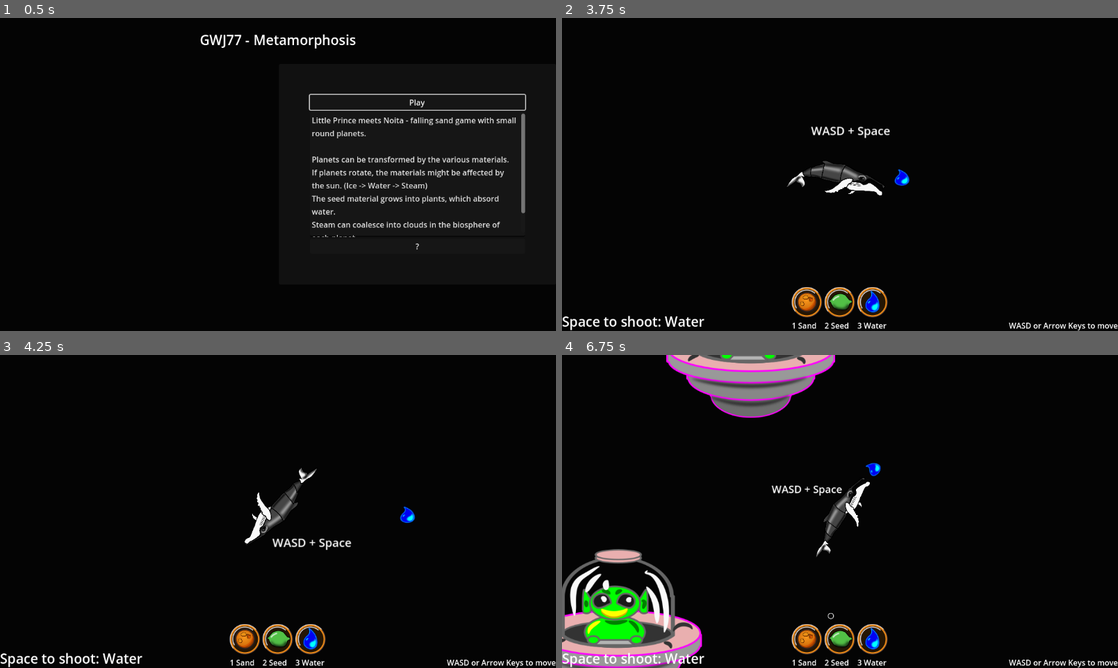
Above: before the commit, frames 1-4 (two rows, left to right).
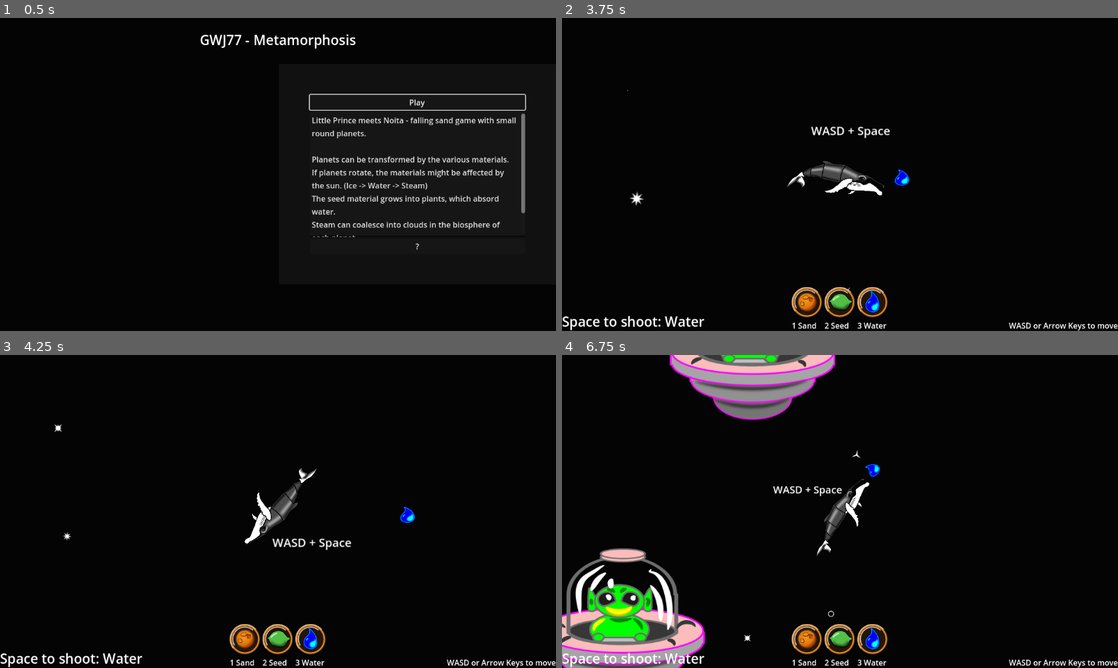
Above: after the commit, the same moments.

Repository: plexsoup/GWJ77-Metamorphosis
Game: Godot game, scene res://main.tscn
The game is run twice, just before and just after one commit, with the same random seed, the same clock (stepped at 60 frames per second) and the same inputs.
Inputs (mouse positions are in pixels of both pictures, inside the frame that each line leads up to):
- Up to frame 1 (0.5 s): no input
- Up to frame 2 (3.75 s): click "Play" at 0.5 s; click (806, 302) at 1.25 s; click (840, 302) at 2 s; click (873, 302) at 2.75 s; hold D (rotate_right) from 3.53 s (still down); hold Space (shoot) from 3.53 s (still down)
- Up to frame 3 (4.25 s): keep holding D (rotate_right); keep holding Space (shoot)
- Up to frame 4 (6.75 s): release D (rotate_right) at 4.28 s; release Space (shoot) at 4.28 s; hold A (rotate_left) 4.28-5.03 s; tap Space (shoot) at 4.35, 5.85 s; hold D (rotate_right) 5.03-5.78 s; hold Space (shoot) 5.03-5.78 s; hold W (move_forward) 5.78-6.53 s; hold A (rotate_left) from 6.53 s (still down); hold Space (shoot) from 6.53 s (still down)

Frame 1 is identical in both runs. In frame 2, less than 0.1% of the frame differs, in the area x 11-52%, y 22-88%; in frame 3, less than 0.1%; in frame 4, 7.4%, in the area x 0-58%, y 0-100%.

Commit message:
hyperspace

Diff:
--- /dev/null
+++ b/Objects/background_star.gd
@@ -0,0 +1,49 @@
+extends Node2D
+
+enum states { NORMAL, HYPERSPACE }
+var state = states.NORMAL
+var direction := Vector2.ZERO
+const HYPERSPEED = 1200
+
+# Called when the node enters the scene tree for the first time.
+func _ready() -> void:
+	var sprite : Sprite2D = $Sprite2D
+	sprite.frame = randi()%(sprite.hframes*sprite.vframes)
+
+	if randf() < 1.0:
+		start_twinkle_timer()
+	else:
+		$TwinkleTimer.queue_free()
+
+func start_twinkle_timer():
+	$TwinkleTimer.set_wait_time(randf_range(2.0,10.0))
+	$TwinkleTimer.start()
+
+func twinkle():
+	var sprite = $Sprite2D
+	sprite.frame = randi()%(sprite.hframes * sprite.vframes)
+	var tween = create_tween()
+	tween.tween_property(self, "scale", Vector2(2.0, 2.0), 0.2)
+	tween.tween_property(self, "scale", Vector2(1.0, 1.0), 0.1)
+
+func _on_twinkle_timer_timeout() -> void:
+	twinkle()
+	start_twinkle_timer()
+
+func _process(delta: float) -> void:
+	if state == states.HYPERSPACE:
+		global_position += direction * HYPERSPEED * delta
+
+
+func enter_hyperspace():
+	state = states.HYPERSPACE
+	#direction = Vector2.ONE.rotated(randf()*TAU)
+	direction = (global_position - Globals.current_player.global_position).normalized()
+	spawn_trail()
+
+func spawn_trail():
+	var length = 64
+	var new_line = Line2D.new()
+	new_line.points = [ Vector2.ZERO, direction * length ]
+	new_line.width = 12
+	add_child(new_line)
--- /dev/null
+++ b/Objects/background_star.tscn
@@ -0,0 +1,17 @@
+[gd_scene load_steps=3 format=3 uid="uid://bnjdel2iqvplr"]
+
+[ext_resource type="Script" path="res://Objects/background_star.gd" id="1_a04hl"]
+[ext_resource type="Texture2D" uid="uid://dwer1ry6k1oai" path="res://assets/images/stars_spritesheet.png" id="2_64ll7"]
+
+[node name="BackgroundStar" type="Node2D"]
+script = ExtResource("1_a04hl")
+
+[node name="Sprite2D" type="Sprite2D" parent="."]
+texture = ExtResource("2_64ll7")
+hframes = 3
+vframes = 2
+
+[node name="TwinkleTimer" type="Timer" parent="."]
+wait_time = 0.2
+
+[connection signal="timeout" from="TwinkleTimer" to="." method="_on_twinkle_timer_timeout"]
--- /dev/null
+++ b/Objects/black_hole.gd
@@ -0,0 +1,16 @@
+extends Area2D
+
+
+func spawn_hyperspace_stars():
+	$Sprite2D.hide()
+	var new_hyperspace = preload("res://levels/hyperspace.tscn").instantiate()
+
+	add_child(new_hyperspace) # should show up at my position, right?
+	new_hyperspace.global_position = global_position
+
+func _on_body_entered(body: Node2D) -> void:
+	if body.is_in_group("player"):
+		body.enter_hyperspace()
+		spawn_hyperspace_stars()
+	else: # destroy rigid bodies
+		body.queue_free()
--- /dev/null
+++ b/Objects/black_hole.tscn
@@ -0,0 +1,31 @@
+[gd_scene load_steps=5 format=3 uid="uid://6cr4d3f0d4q7"]
+
+[ext_resource type="Texture2D" uid="uid://dwcf4hww8s8a3" path="res://assets/images/black_hole.png" id="1_4i73m"]
+[ext_resource type="Script" path="res://Objects/black_hole.gd" id="1_61q1e"]
+
+[sub_resource type="CircleShape2D" id="CircleShape2D_lvxre"]
+radius = 94.0851
+
+[sub_resource type="CircleShape2D" id="CircleShape2D_va0dx"]
+radius = 512.0
+
+[node name="BlackHole" type="Area2D"]
+script = ExtResource("1_61q1e")
+
+[node name="Sprite2D" type="Sprite2D" parent="."]
+texture = ExtResource("1_4i73m")
+
+[node name="CollisionShape2D" type="CollisionShape2D" parent="."]
+shape = SubResource("CircleShape2D_lvxre")
+
+[node name="GravityWell" type="Area2D" parent="."]
+gravity_space_override = 2
+gravity_point = true
+gravity_point_unit_distance = 128.0
+gravity_point_center = Vector2(0, 0)
+gravity_direction = Vector2(0, 0)
+
+[node name="CollisionShape2D" type="CollisionShape2D" parent="GravityWell"]
+shape = SubResource("CircleShape2D_va0dx")
+
+[connection signal="body_entered" from="." to="." method="_on_body_entered"]
--- /dev/null
+++ b/Objects/planet.gdshader
@@ -0,0 +1,30 @@
+shader_type spatial;
+render_mode unshaded;
+
+uniform vec3 sun_position : source_color;  // Get the sun's position from your game script
+uniform vec3 albedo : source_color = vec3(0.5);  // Base color of the object
+uniform float ambient_light : hint_range(0.0, 1.0) = 0.2; // Minimum light level
+uniform float specular_intensity : hint_range(0.0, 1.0) = 0.5;
+uniform float specular_shininess : hint_range(1.0, 128.0) = 32.0;
+
+void fragment() {
+    // 1. Calculate the direction to the sun (normalized)
+    vec3 light_direction = normalize(sun_position - VERTEX);
+
+    // 2. Get the surface normal (normalized)
+    vec3 normal = normalize(NORMAL);
+
+    // 3. Calculate the diffuse light component using the dot product
+    float diffuse_light = max(0.0, dot(normal, light_direction));
+
+    // 4. Calculate the specular light
+    vec3 view_direction = normalize(-VERTEX);
+    vec3 reflection_direction = reflect(-light_direction, normal);
+    float specular_light = specular_intensity * pow(max(0.0, dot(view_direction, reflection_direction)), specular_shininess);
+
+    // 5. Combine ambient, diffuse, and specular light
+    vec3 final_color = albedo * (ambient_light + diffuse_light) + vec3(specular_light);
+
+    // 6. Set the fragment's color
+    ALBEDO = final_color;
+}
--- a/Objects/planet.tscn
+++ b/Objects/planet.tscn
@@ -1,8 +1,9 @@
-[gd_scene load_steps=7 format=3 uid="uid://1xo8d3t1gu6t"]
+[gd_scene load_steps=9 format=3 uid="uid://1xo8d3t1gu6t"]
 
 [ext_resource type="Script" path="res://Objects/planet.gd" id="1_w8dfo"]
 [ext_resource type="Texture2D" uid="uid://gic25jsqv55w" path="res://assets/images/planet_01.png" id="2_xyomn"]
 [ext_resource type="Texture2D" uid="uid://5xj5v6eyhbjo" path="res://assets/images/cloud_rect_03.png" id="3_xdgo0"]
+[ext_resource type="Texture2D" uid="uid://dvjbccko1tt3a" path="res://assets/images/sphere_normal_02.png" id="3_yhpef"]
 
 [sub_resource type="CircleShape2D" id="CircleShape2D_c3iww"]
 radius = 214.009
@@ -12,6 +13,10 @@
 
 [sub_resource type="CircleShape2D" id="CircleShape2D_ipo4h"]
 radius = 640.0
+
+[sub_resource type="CanvasTexture" id="CanvasTexture_2onwh"]
+diffuse_texture = ExtResource("2_xyomn")
+normal_texture = ExtResource("3_yhpef")
 
 [node name="Planet" type="StaticBody2D" groups=["dirt", "planets"]]
 script = ExtResource("1_w8dfo")
@@ -41,7 +46,7 @@
 
 [node name="PlanetSprite" type="Sprite2D" parent="."]
 scale = Vector2(1.3, 1.3)
-texture = ExtResource("2_xyomn")
+texture = SubResource("CanvasTexture_2onwh")
 
 [node name="CloudSprite" type="Sprite2D" parent="."]
 position = Vector2(59, 74)
--- /dev/null
+++ b/Objects/stars.gd
@@ -0,0 +1,43 @@
+extends Node2D
+
+var solar_system_scale = 12
+var semi_major_axis = pow(2,solar_system_scale)
+var semi_minor_axis = pow(2, solar_system_scale - 1)
+
+# Called when the node enters the scene tree for the first time.
+func _ready() -> void:
+	var num_stars = randi_range(30, 100)
+	for i in range(num_stars):
+		spawn_star()
+	var num_nebulae = randi()%3
+	for i in range(num_nebulae):
+		spawn_nebula()
+
+func spawn_star():
+	var center = Vector2(0, 0)  # center of the ellipse
+
+	var new_star = preload("res://Objects/background_star.tscn").instantiate()
+	var point = generate_random_point_in_ellipse(center)
+	new_star.position = point
+	add_child(new_star)
+
+func spawn_nebula():
+	var center = Vector2(0, 0)  # center of the ellipse
+	var new_nebula = Sprite2D.new()
+	new_nebula.texture = preload("res://assets/images/nebulae.png")
+	new_nebula.hframes = 2
+	new_nebula.frame = randi()%2
+	var point = generate_random_point_in_ellipse(center)
+	new_nebula.position = point
+	add_child(new_nebula)
+
+func generate_random_point_in_ellipse(center: Vector2) -> Vector2:
+	var theta = randf() * 2 * PI
+	var r = randf()
+	var x = center.x + semi_major_axis * r * cos(theta)
+	var y = center.y + semi_minor_axis * r * sin(theta)
+	return Vector2(x, y)
+
+# Called every frame. 'delta' is the elapsed time since the previous frame.
+func _process(_delta: float) -> void:
+	pass
--- /dev/null
+++ b/Objects/stars.tscn
@@ -0,0 +1,6 @@
+[gd_scene load_steps=2 format=3 uid="uid://dici5hlk748wr"]
+
+[ext_resource type="Script" path="res://Objects/stars.gd" id="1_n0010"]
+
+[node name="Stars" type="Node2D"]
+script = ExtResource("1_n0010")
--- a/Objects/sun.tscn
+++ b/Objects/sun.tscn
@@ -1,9 +1,24 @@
-[gd_scene load_steps=2 format=3 uid="uid://bb8wgqut4ydhh"]
+[gd_scene load_steps=4 format=3 uid="uid://bb8wgqut4ydhh"]
 
 [ext_resource type="Texture2D" uid="uid://dt2k5g307024p" path="res://assets/images/sun_01.png" id="1_3pmjg"]
+
+[sub_resource type="Gradient" id="Gradient_sa0a6"]
+offsets = PackedFloat32Array(0.632246, 0.701087)
+colors = PackedColorArray(1, 1, 1, 1, 0, 0, 0, 1)
+
+[sub_resource type="GradientTexture2D" id="GradientTexture2D_eplqh"]
+gradient = SubResource("Gradient_sa0a6")
+width = 1024
+height = 1024
+fill = 1
+fill_from = Vector2(0.5, 0.5)
 
 [node name="Sun" type="Node2D"]
 
 [node name="Sprite2D" type="Sprite2D" parent="."]
 scale = Vector2(2, 2)
 texture = ExtResource("1_3pmjg")
+
+[node name="PointLight2D" type="PointLight2D" parent="."]
+texture = SubResource("GradientTexture2D_eplqh")
+texture_scale = 50.0
--- a/camera_2d.gd
+++ b/camera_2d.gd
@@ -2,7 +2,7 @@
 
 var zoom_delay : int = 500 # msec
 var time_out_of_zoom_spec_detected: int = 0
-var zoom_extents = [ Vector2(0.75,0.75), Vector2(0.25,0.25) ]
+var zoom_extents = [ Vector2(0.5,0.5), Vector2(0.125,0.125) ]
 
 enum states { IDLE, ZOOMING_IN, ZOOMING_OUT }
 var state = states.IDLE
--- a/falling_materials/FallingDirt.tscn
+++ b/falling_materials/FallingDirt.tscn
@@ -1,13 +1,18 @@
-[gd_scene load_steps=6 format=3 uid="uid://cy6nlmgt1ughn"]
+[gd_scene load_steps=8 format=3 uid="uid://cy6nlmgt1ughn"]
 
 [ext_resource type="PackedScene" uid="uid://cy277iegdegrc" path="res://falling_materials/falling_material.tscn" id="1_gucu7"]
 [ext_resource type="Script" path="res://falling_materials/falling_dirt.gd" id="2_7rf43"]
 [ext_resource type="Texture2D" uid="uid://cxlrsgeah3amg" path="res://assets/images/dirt_ball_01.png" id="3_hylk1"]
+[ext_resource type="Texture2D" uid="uid://dvjbccko1tt3a" path="res://assets/images/sphere_normal_02.png" id="4_0kjfm"]
 [ext_resource type="AudioStream" uid="uid://cfu0u3bh62vos" path="res://assets/audio/thumpyNoise.wav" id="4_4yeko"]
 
 [sub_resource type="CircleShape2D" id="CircleShape2D_dyg6r"]
 resource_local_to_scene = true
 radius = 32.0
+
+[sub_resource type="CanvasTexture" id="CanvasTexture_0fkbd"]
+diffuse_texture = ExtResource("3_hylk1")
+normal_texture = ExtResource("4_0kjfm")
 
 [node name="Dirt" groups=["dirt"] instance=ExtResource("1_gucu7")]
 contact_monitor = true
@@ -18,7 +23,7 @@
 shape = SubResource("CircleShape2D_dyg6r")
 
 [node name="Sprite2D" type="Sprite2D" parent="." index="1"]
-texture = ExtResource("3_hylk1")
+texture = SubResource("CanvasTexture_0fkbd")
 
 [node name="MergeNoise" type="AudioStreamPlayer2D" parent="." index="2"]
 stream = ExtResource("4_4yeko")
--- a/globals.gd
+++ b/globals.gd
@@ -3,3 +3,4 @@
 var current_level
 var current_hud
 var solar_system
+var current_player
--- /dev/null
+++ b/levels/hyperspace.gd
@@ -0,0 +1,22 @@
+extends Node2D
+
+
+# Called when the node enters the scene tree for the first time.
+func _ready() -> void:
+	$Timer.start()
+
+
+
+
+func spawn_stars(num):
+	for i in range(num):
+		var new_star = preload("res://Objects/background_star.tscn").instantiate()
+		add_child(new_star)
+		new_star.global_position = Globals.current_player.global_position + Vector2.ONE.rotated(randf()*TAU) * randf()*256
+		new_star.enter_hyperspace()
+
+
+func _on_timer_timeout() -> void:
+	spawn_stars(randi()%6+1)
+	$Timer.set_wait_time(randf_range(0.05, 0.5))
+	$Timer.start()
--- /dev/null
+++ b/levels/hyperspace.tscn
@@ -0,0 +1,12 @@
+[gd_scene load_steps=2 format=3 uid="uid://vl3vbblkoi1r"]
+
+[ext_resource type="Script" path="res://levels/hyperspace.gd" id="1_n42vk"]
+
+[node name="Hyperspace" type="Node2D"]
+script = ExtResource("1_n42vk")
+
+[node name="Timer" type="Timer" parent="."]
+wait_time = 0.1
+autostart = true
+
+[connection signal="timeout" from="Timer" to="." method="_on_timer_timeout"]
--- a/solar_system.tscn
+++ b/solar_system.tscn
@@ -6,6 +6,8 @@
 [ext_resource type="PackedScene" uid="uid://bb8wgqut4ydhh" path="res://Objects/sun.tscn" id="3_0y0nq"]
 [ext_resource type="PackedScene" uid="uid://dp667gm1sla5" path="res://Objects/space_ship.tscn" id="5_pcv3k"]
 [ext_resource type="PackedScene" uid="uid://clxo3y0u8lscw" path="res://Objects/asteroid.tscn" id="6_u4fsu"]
+[ext_resource type="PackedScene" uid="uid://dici5hlk748wr" path="res://Objects/stars.tscn" id="7_w1rrc"]
+[ext_resource type="PackedScene" uid="uid://6cr4d3f0d4q7" path="res://Objects/black_hole.tscn" id="8_4aedp"]
 
 [sub_resource type="Gradient" id="Gradient_2mr25"]
 offsets = PackedFloat32Array(0, 0.432971, 0.550725)
@@ -47,12 +49,6 @@
 
 [node name="Helpers" type="Node2D" parent="."]
 
-[node name="Extents" type="ReferenceRect" parent="."]
-offset_left = -12126.0
-offset_top = -5339.0
-offset_right = 12043.0
-offset_bottom = 5317.0
-
 [node name="OriginMarker" type="Sprite2D" parent="."]
 texture = SubResource("GradientTexture2D_5r1gv")
 
@@ -77,3 +73,19 @@
 
 [node name="Asteroid4" parent="Asteroids" instance=ExtResource("6_u4fsu")]
 position = Vector2(38, 874)
+
+[node name="Stars" parent="." instance=ExtResource("7_w1rrc")]
+
+[node name="CanvasModulate" type="CanvasModulate" parent="."]
+color = Color(0.0748453, 0.0748453, 0.0748453, 1)
+
+[node name="Extents" type="ReferenceRect" parent="."]
+offset_left = -12126.0
+offset_top = -5339.0
+offset_right = 12043.0
+offset_bottom = 5317.0
+
+[node name="BlackHoles" type="Node2D" parent="."]
+
+[node name="BlackHole" parent="BlackHoles" instance=ExtResource("8_4aedp")]
+position = Vector2(2549, -3707)
--- a/space_whale.gd
+++ b/space_whale.gd
@@ -13,12 +13,15 @@
 var projectile_charge : float = 250.0 # speed to eject particles out of cannon
 var projectile_jitter : float = 0.2 # radians of aim deviation
 
-enum states { FLYING, SWIMMING, DYING, DEAD }
+enum states { FLYING, SWIMMING, HYPERSPACE, DYING, DEAD }
 var state = states.FLYING
 
 var contacts : Array = []
 
-# Called when the node enters the scene tree for the first time.
+
+func _init():
+	Globals.current_player = self
+
 func _ready() -> void:
 
 	Globals.current_hud.material_changed.connect(_on_material_changed)
@@ -30,11 +33,17 @@
 		rotate_whale(delta)
 		apply_thrust(delta)
 		show_vfx()
+	elif state == states.HYPERSPACE:
+		spin_whale_clockwise(delta)
 
 func rotate_whale(_delta):
 	var desired_rotation = Input.get_axis("rotate_left", "rotate_right")
 	var torque_strength = 100000.0
 	apply_torque(desired_rotation * torque_strength)
+
+func spin_whale_clockwise(_delta):
+	var torque_strength = 100000.0
+	apply_torque(torque_strength)
 
 func apply_thrust(_delta):
 	if Input.is_action_pressed("move_forward"):
@@ -91,6 +100,10 @@
 	apply_central_impulse(escape_direction * adjusted_boost)
 	# ... rest of the function
 
+func enter_hyperspace():
+	state = states.HYPERSPACE
+	gravity_scale = 0
+	set_deferred("linear_velocity", Vector2.ZERO)
 
 func _on_material_changed(new_material):
 	current_material = new_material
--- a/space_whale.tscn
+++ b/space_whale.tscn
@@ -232,7 +232,7 @@
 fill = 1
 fill_from = Vector2(0.5, 0.5)
 
-[node name="SpaceWhale" type="RigidBody2D"]
+[node name="SpaceWhale" type="RigidBody2D" groups=["player"]]
 z_index = 10
 mass = 10.0
 contact_monitor = true
Binary file added: assets/images/black_hole.png
Not shown, added: assets/images/black_hole.png.import
Binary file added: assets/images/nebulae.png
Not shown, added: assets/images/nebulae.png.import
Binary file added: assets/images/point_light.jpg.webp
Not shown, added: assets/images/point_light.jpg.webp.import
Binary file added: assets/images/sphere_normal.jpg
Not shown, added: assets/images/sphere_normal.jpg.import
Binary file added: assets/images/sphere_normal_02.png
Not shown, added: assets/images/sphere_normal_02.png.import
Binary file added: assets/images/star_blank.png
Not shown, added: assets/images/star_blank.png.import
(and 3 more such lines)
